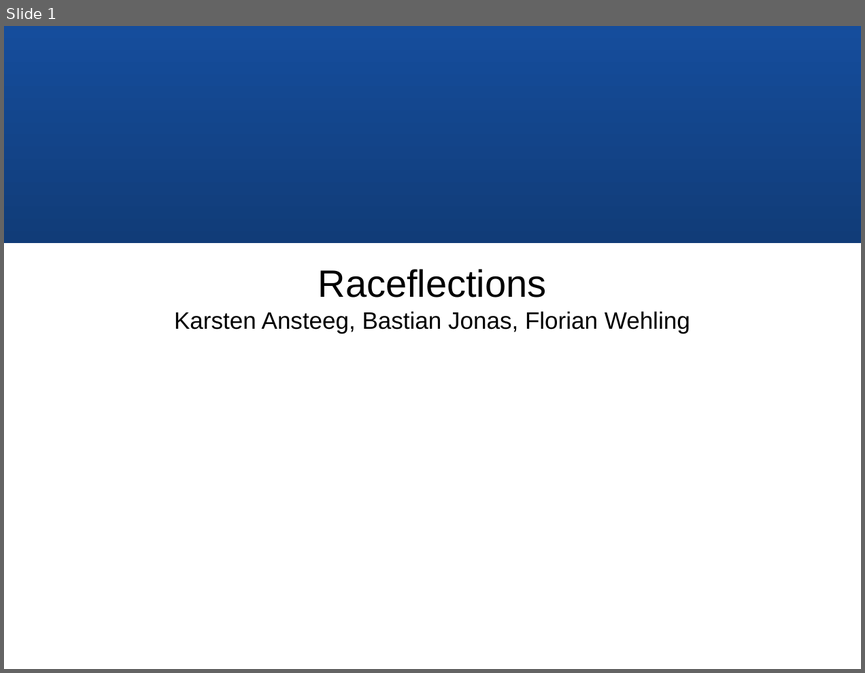
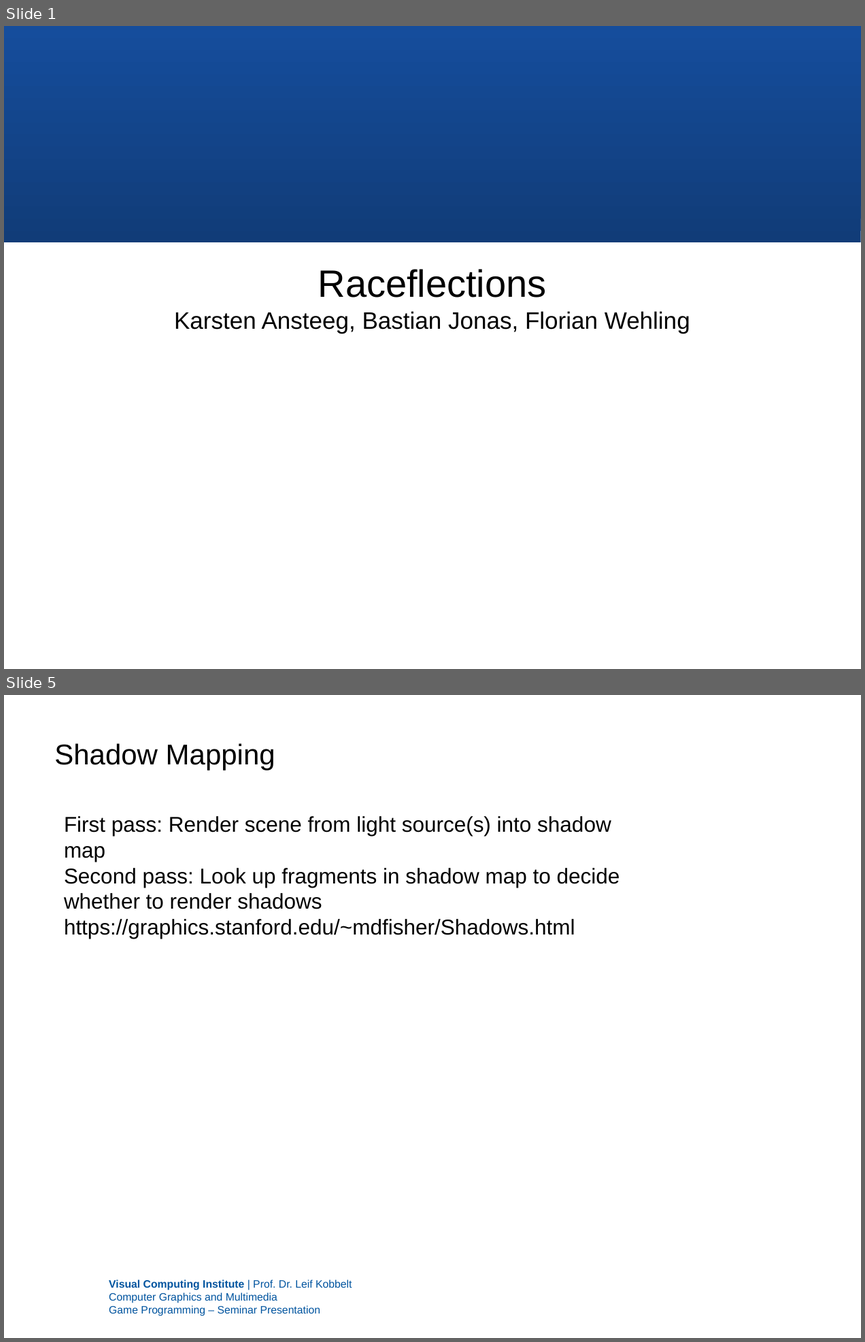
Before and after one commit to F-Wehling/raceflection, a slide deck: presentation/Seminar Presentation Slides.pptx. Shown one above the other, each under a label of ours: slide 1 before the commit, slides 1 and 5 after it; the slides between them are not shown. The pictures are 865x673 and 865x1342 pixels, drawn with LibreOffice and Linux fonts; fonts in the diff are those of the drawing; background and template pictures are left out. Boxes give left, top, right and bottom in pixels: in the first picture for what was removed or moved away, otherwise in the second. Text is boxed around its words. In the diff, an @@ line names an element or a change of style, - is before the commit and + after.

```diff
--- a/presentation/Seminar Presentation Slides.pptx
+++ b/presentation/Seminar Presentation Slides.pptx
@@ slide 5 added at bbox=[4, 695, 861, 1338], background picture (left out); not listed: 1 template element that a slide beside it also shows @@
@@ text added at bbox=[54, 743, 275, 770], 24 pt, text #000000 @@
+Shadow Mapping
@@ text added at bbox=[64, 816, 620, 938], 18 pt, text #000000 @@
+First pass: Render scene from light source(s) into shadow map
+Second pass: Look up fragments in shadow map to decide
+whether to render shadows
+https://graphics.stanford.edu/~mdfisher/Shadows.html
@@ text added at bbox=[109, 1279, 351, 1316], 9 pt, text #00549F @@
+Visual Computing Institute | Prof. Dr. Leif Kobbelt
+Computer Graphics and Multimedia
+Game Programming – Seminar Presentation
```
Also in this commit, not shown: 3 slides changed, 2 other slides added, 4 slides removed.
